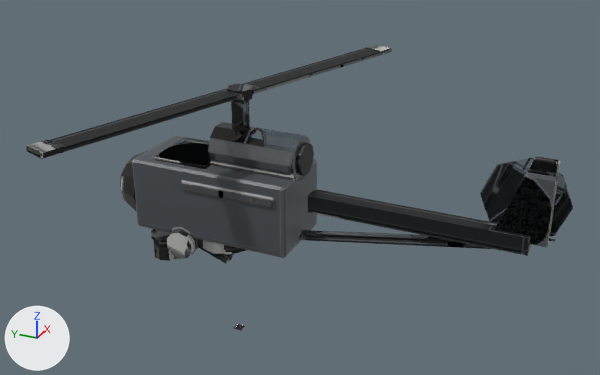
Before and after pictures for a commit that changed the FBX model assets/models/chs_vulture/export/chs_vulture.fbx.
One viewpoint serves both versions: a 50 mm lens placed at (-13.44, -7.51, 8.36), pointed at (0.17, -1.38, 1.55). The lights are fixed; the arrows at lower left show +X, +Y and +Z. The older version comes first. Where no turn or scale is listed for an object, it has been applied to the vertices.

In view in the first picture: 'base_bar', 'base_glow_running_bar', 'nano_bar', 'nano_glow_power_bar', 'rotor_bar' and 1 more.
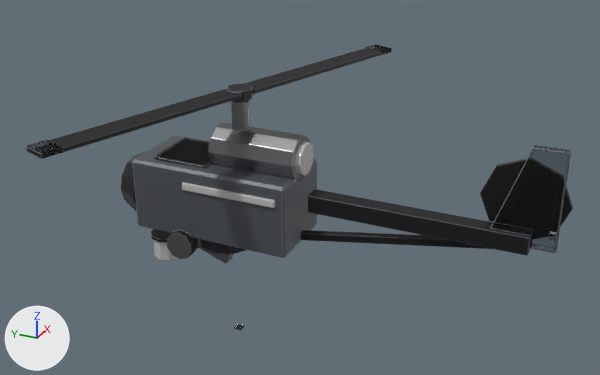
Pixel boxes [x1, y1, x2, y2] of what changed, in the pictures (600 x 375 px; the box of a moved part takes in the faces that stretch with it):
part 1 of me_nano_004, surface changed (black to grey)
    before: [153, 230, 178, 261]
    after: [153, 240, 178, 261]
part 2 of me_rotor_002, surface changed
    both: [26, 44, 392, 159]
part 3 of me_base_005, surface changed
    both: [182, 142, 556, 242]
part 4 of me_nano_003, surface changed (grey to black)
    both: [151, 229, 235, 264]
part 5 of me_base_004, moved or reshaped
    before: [546, 160, 560, 247]
    after: [555, 151, 571, 252]
part 6 of me_base_004, moved or reshaped
    before: [534, 157, 559, 164]
    after: [533, 145, 570, 154]
part 7 of me_base_004, moved or reshaped (mostly hidden afterwards)
    before: [495, 159, 558, 247]
    after: [490, 146, 569, 253]
part 8 of me_base_004, surface changed
    both: [120, 100, 573, 259]

What changed in the scene script:
```text
Change me_nano_004:
    where me_nano_004.from_pydata(...)  # 20 vertices, 12 faces; spans x -0.32..0.32, y 1.196..1.804, z -0.8..-0.3
    used by ob_nano_glow_power_bar; location = (0.0, 0.2, 0.25)
    me_nano_004 part 1: texture (UV) coordinates of 12 of 12 faces, centred in x -0.289..0.289, y 1.196..1.804, z -0.8..-0.3, changed; they spanned u 0.2..0.89, v 0.84..0.94 and now span u 0.0..0.66, v 0.83..0.95
Change me_nano_003:
    where me_nano_003.from_pydata(...)  # 48 vertices, 30 faces; spans x -0.6..0.6, y -0.57..1.84, z -0.64..0.15
    used by ob_nano_bar; location = (0.0, 0.2, 0.25)
    me_nano_003 part 4: texture (UV) coordinates of 30 of 30 faces, centred in x -0.54..0.54, y -0.57..1.84, z -0.52..0.15, changed; they spanned u 0.0..0.99, v 0.0..0.98 and now span u 0.0..0.99, v 0.4..0.99
Change me_rotor_002:
    where me_rotor_002.from_pydata(...)  # 48 vertices, 34 faces; spans x -4.16..4.16, y -1.7..1.7, z -0.1..0.1
    used by ob_rotor_bar; location = (0.0, -0.2, 3.4)
    me_rotor_002 part 2: texture (UV) coordinates of 34 of 34 faces, centred in x -4.09..4.09, y -1.64..1.64, z -0.1..0.1, changed; they spanned u 0.08..0.99, v 0.0..0.99 and now span u 0.0..1.0, v 0.0..0.99
Change me_base_005:
    where me_base_005.from_pydata(...)  # 44 vertices, 30 faces; spans x -0.84..0.84, y -6.3..0.7, z 1.53..2.55
    used by ob_base_glow_running_bar; location = (0.0, 0.0, 0.0)
    me_base_005 part 3: texture (UV) coordinates of 30 of 30 faces, centred in x -0.84..0.84, y -6.3..0.7, z 1.53..2.55, changed; they spanned u 0.0..1.0, v 0.0..0.99 and now span u 0.03..0.99, v 0.0..0.98
Change me_base_004:
    where me_base_004.from_pydata(...)  # 232 vertices, 185 faces; spans x -0.92..0.92, y -6.5..2.7, z 0.0..3.25
    used by ob_base_bar; location = (0.0, 0.0, 0.0)
    me_base_004 part 5: all 6 vertices in x -0.08..0.08, y -6.2..-6.18, z 2.98..3.0 are moved by (0.0, -0.15, 0.2)
    me_base_004 part 6: all 6 vertices in x -0.08..0.08, y -5.82..-5.79, z 2.98..3.0 are moved by (0.0, 0.05, 0.2)
    me_base_004 part 7: all 6 vertices in x -0.08..0.08, y -5.23..-5.21, z 1.4..1.42 are moved by (0.0, 0.1, -0.08)
    me_base_004 part 8: 145 kept faces spanning x -0.92..0.92, y -6.5..2.7, z 0.0..3.25 get new texture (UV) coordinates
```
